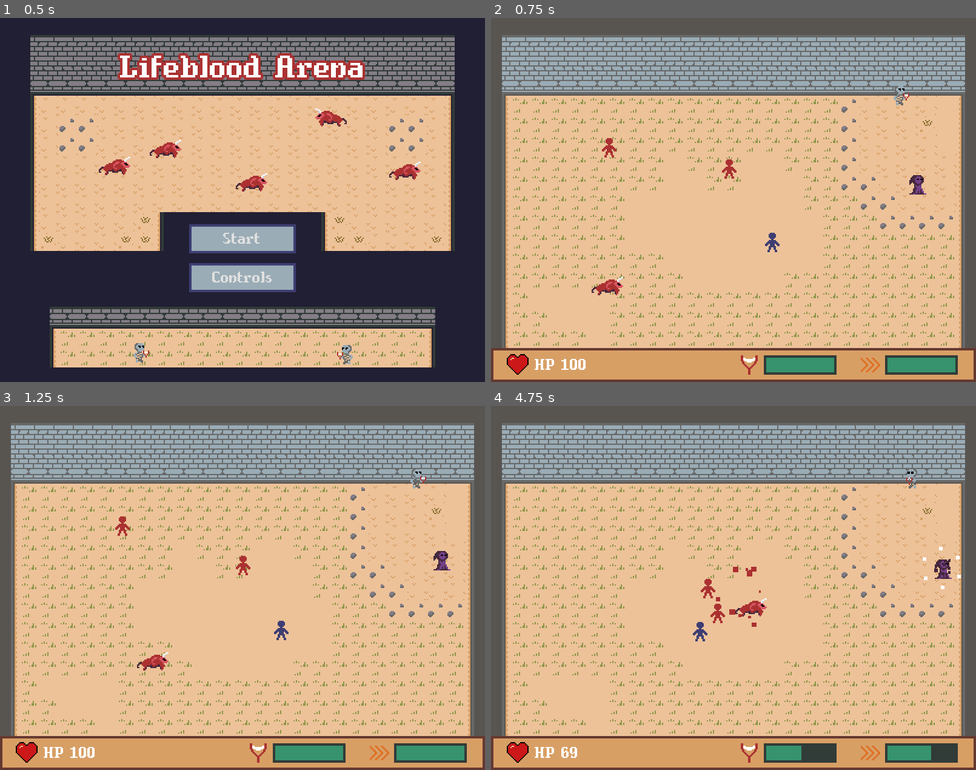
Above: before the commit, frames 1-4 (two rows, left to right).
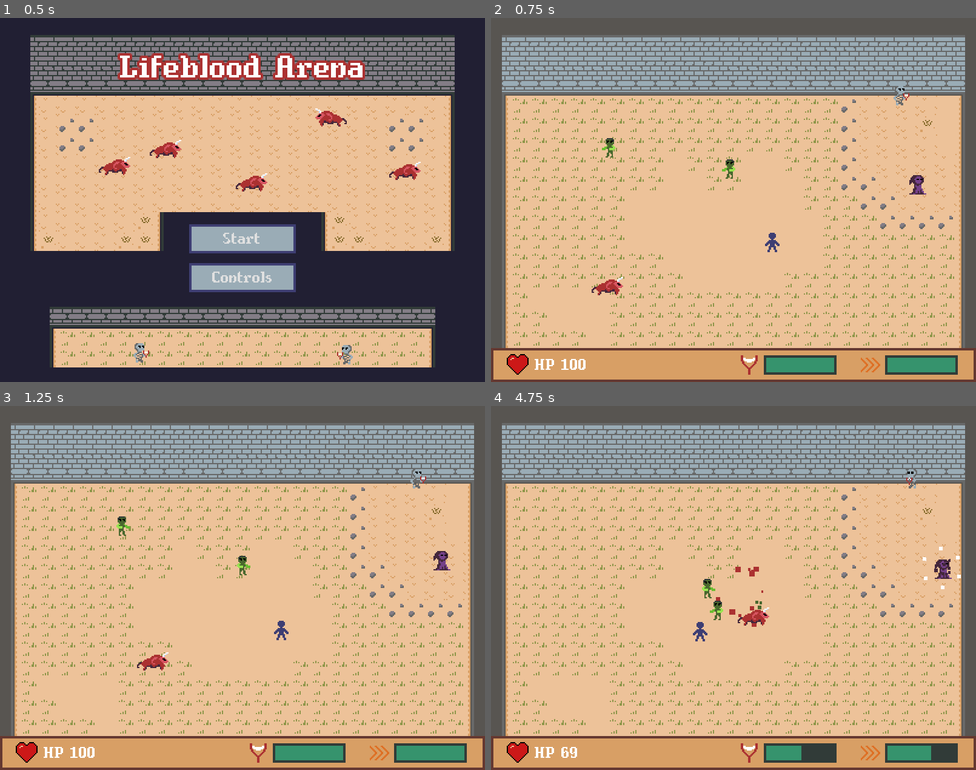
Above: after the commit, the same moments.

Repository: svntax/LD44-YLIC
Game: Godot game, scene res://Scenes/main_menu.tscn
Two runs of this game, one before a commit and one after it. Both use one fixed random seed, a clock stepped at 60 frames per second and the inputs below.
Inputs (mouse positions are in pixels of both pictures, inside the frame that each line leads up to):
- Up to frame 1 (0.5 s): no input
- Up to frame 2 (0.75 s): click "Start" at 0.5 s
- Up to frame 3 (1.25 s): no input
- Up to frame 4 (4.75 s): move the mouse to (709, 660) at 1.27 s; hold W (MOVE_UP) 1.28-2.78 s; click (709, 660) at 1.35 s; move the mouse to (879, 642) at 2.02 s; tap Space (DASH) at 2.1 s; move the mouse to (588, 533) at 2.77 s; hold A (MOVE_LEFT) 2.78-4.28 s; right-click (588, 533) at 2.85 s; move the mouse to (757, 588) at 3.52 s; click (757, 588) at 3.6 s; move the mouse to (660, 497) at 4.27 s; hold S (MOVE_DOWN) from 4.28 s (still down); hold Space (DASH) from 4.28 s (still down)

Frame 1 is identical in both runs. In frame 2, 0.2% of the frame differs, in the area x 22-51%, y 33-45%; in frame 3, 0.2%; in frame 4, 0.5%, in the area x 43-58%, y 44-61%.

Commit message:
Update chasing enemy sprite + add hurt & death particles.

Diff:
--- a/Scenes/death_particles.tscn
+++ b/Scenes/death_particles.tscn
@@ -53,10 +53,10 @@
 orbit_velocity = 0.0
 orbit_velocity_random = 0.0
 damping = 300.0
-damping_curve = SubResource( 3 )
+damping_curve = SubResource( 2 )
 scale = 4.0
 scale_random = 1.0
-color = Color( 0.411765, 0.415686, 0.415686, 1 )
+color = Color( 0.294118, 0.411765, 0.184314, 1 )
 
 [node name="DeathParticles" type="Node2D" groups=[
 "PermanentParticles",
@@ -88,3 +88,12 @@
 one_shot = true
 explosiveness = 1.0
 process_material = SubResource( 5 )
+
+[node name="GreenParticles" type="Particles2D" parent="."]
+pause_mode = 2
+emitting = false
+amount = 6
+lifetime = 1000.0
+one_shot = true
+explosiveness = 1.0
+process_material = SubResource( 5 )
--- a/Scenes/enemy_basic.tscn
+++ b/Scenes/enemy_basic.tscn
@@ -1,10 +1,27 @@
-[gd_scene load_steps=4 format=2]
+[gd_scene load_steps=5 format=2]
 
 [ext_resource path="res://Scripts/enemy_controls.gd" type="Script" id=1]
-[ext_resource path="res://Sprites/enemy_basic.png" type="Texture" id=2]
+[ext_resource path="res://Sprites/chasing_enemy.png" type="Texture" id=2]
 
 [sub_resource type="RectangleShape2D" id=1]
-extents = Vector2( 8, 8 )
+extents = Vector2( 6, 8 )
+
+[sub_resource type="Animation" id=2]
+resource_name = "enemy_hurt_anim"
+length = 0.15
+step = 0.05
+tracks/0/type = "value"
+tracks/0/path = NodePath("Sprite:self_modulate")
+tracks/0/interp = 1
+tracks/0/loop_wrap = true
+tracks/0/imported = false
+tracks/0/enabled = true
+tracks/0/keys = {
+"times": PoolRealArray( 0, 0.15 ),
+"transitions": PoolRealArray( 1, 1 ),
+"update": 1,
+"values": [ Color( 1, 0, 0, 1 ), Color( 1, 1, 1, 1 ) ]
+}
 
 [node name="EnemyBasic" type="KinematicBody2D" groups=[
 "Enemies",
@@ -16,3 +33,6 @@
 
 [node name="CollisionShape2D" type="CollisionShape2D" parent="."]
 shape = SubResource( 1 )
+
+[node name="DamageAnimationPlayer" type="AnimationPlayer" parent="."]
+anims/enemy_hurt_anim = SubResource( 2 )
--- a/Scripts/enemy_controls.gd
+++ b/Scripts/enemy_controls.gd
@@ -18,14 +18,30 @@
 
 onready var contact_damage = 4;
 
+onready var damageAnimPlayer = get_node("DamageAnimationPlayer")
+var deathParticles = load("res://Scenes/death_particles.tscn")
+
+func spawnBloodParticles(amount):
+    var particles = deathParticles.instance()
+    get_parent().add_child(particles)
+    get_parent().move_child(particles, 1)
+    particles.global_position = self.global_position
+
+    var greenParticles : Particles2D = particles.get_node("GreenParticles")
+    greenParticles.set_amount(amount)
+    greenParticles.restart()
+
 func takeDamage(damage):
     #Can't take damage if already dead
     if health <= 0:
         return
     health -= damage;
+    spawnBloodParticles(5)
+    damageAnimPlayer.play("enemy_hurt_anim")
     if health > 0:
         SoundHandler.enemyHurt.play()
     if health <= 0:
+        spawnBloodParticles(10)
         arena.enemyDestroyed();
         SoundHandler.basicEnemyDeath.play()
         queue_free();
@@ -64,3 +80,4 @@
             movement_cooldown = rand_range(STOP_INTERVAL_LOW, STOP_INTERVAL_HIGH);
         else:
             self.move_and_slide(movement_direction.normalized() * moveSpeed)
+            get_node("Sprite").set_flip_h(movement_direction.x > 0)
Not shown: 4 places in Scenes/death_particles.tscn that only renumber resources
Binary file added: Sprites/chasing_enemy.png
Not shown, added: Sprites/chasing_enemy.png.import
